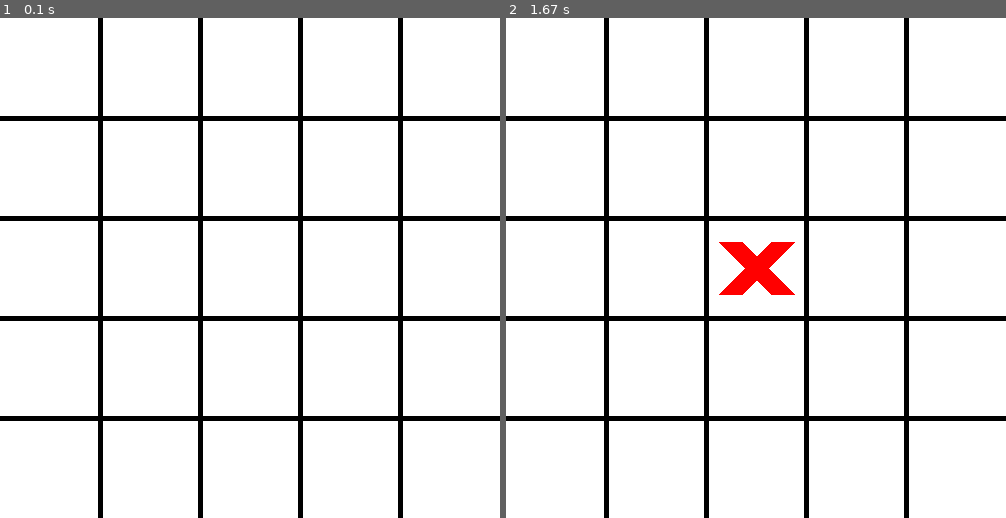
Above: before the commit, frames 1-2 (left to right).
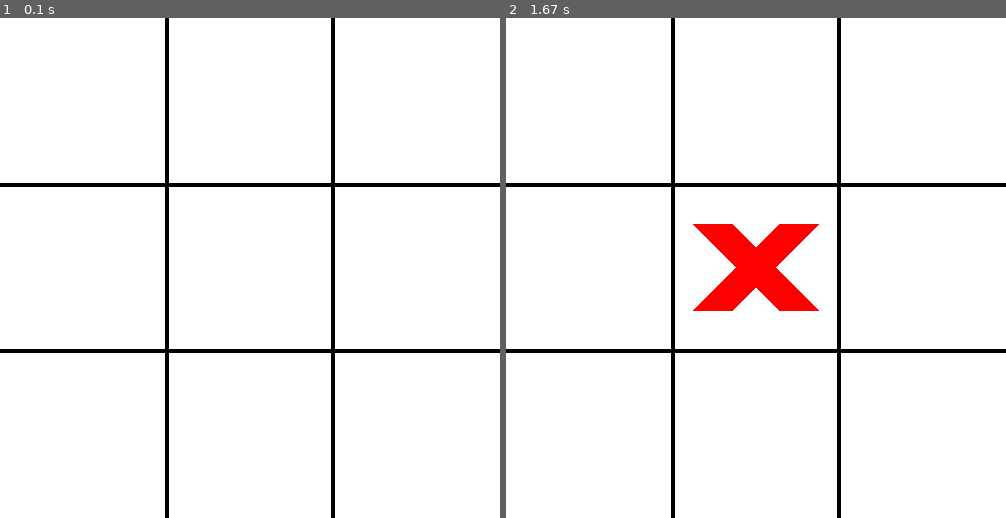
Above: after the commit, the same moments.

Repository: Magoninho/tic-tac-toe-pygame
Game: pygame game, started from main.py
Same seed, same stepped clock (60 frames per second), same inputs: the game is played once before the commit and once after it.
Inputs (mouse positions are in pixels of both pictures, inside the frame that each line leads up to):
- Up to frame 1 (0.1 s): no input
- Up to frame 2 (1.67 s): click (756, 268) at 0.38 s

The runs differ from the first frame. In frame 1, 11% of the frame differs, in the area x 0-100%, y 0-100%; in frame 2, 12%.

Commit message:
final steps

Diff:
--- a/docs/ideas.txt
+++ b/docs/ideas.txt
@@ -27,9 +27,4 @@
     cada um precisa ser igual, MAS NAO PODEM SER VAZIOS. pois se forem vazios o jogo vai pensar que a parte branca ('') ganhou
 
 
-
-# How to draw the line that shows who won?
-
-
-
-# como fazer a verificação do vencedor que funciona em qualquer tamanho de tabuleiro
+fazer uma versao que o computador joge sozinho kkkkk ia ser louco
--- a/main.py
+++ b/main.py
@@ -3,120 +3,153 @@
 from pygame.locals import *
 from colors import *
 
+# some constants
 SCREEN_SIZE = (500, 500)
 TITLE = "Tic Tac Toe"
+
+# Player class
 
 
 class Player:
     def __init__(self):
+
+        # An array that contains the players
         self.players = [
             'O', 'X'
         ]
+        # the current player (this will be changed through the plays)
         self.current_player = 1
 
+    # the function that changes the current player
     def change_players(self):
         if self.current_player == 0:
             self.current_player = 1
         elif self.current_player == 1:
             self.current_player = 0
 
-
+# The board class
 class Board:
     def __init__(self, screen, player_class, cols_and_rows):
+        # the surface where the board will be drawned (the screen)
         self.screen = screen
-        self.cols_and_rows = cols_and_rows
+        self.cols_and_rows = cols_and_rows  # how many cols and rows the grid needs
         self.board = [
+            # the grid array based on the self.cols_and_rows variable
             ['' for _ in range(self.cols_and_rows)] for _ in range(self.cols_and_rows)
         ]
-        self.available = []  # array pra checar quais spots estao disponiveis
+        self.player = player_class  # the player class, so we can make stuff with it
 
-        self.player = player_class
+        # Declaring the coordinates of the mouse so we can make the use of it
         self.mouse_x = None
         self.mouse_y = None
 
+    # The function that will determine who is the winner
     def check_winner(self, player):
 
         # Vertical
         for col in range(len(self.board)):
+            """
+            Here comes a lot of conditions in diferent arrays
+            and if all of one of them are True, then print the winner
+            """
             conditions_vertical = [self.board[row][col] ==
-                                   player for row in range(len(self.board))]
+                                   player for row in range(len(self.board))]  # this is for the verticals
             conditions_horizontal = [self.board[col][row] ==
-                                     player for row in range(len(self.board))]
+                                     player for row in range(len(self.board))]  # this is for the horizontals
             conditions_diagonal_1 = [self.board[row][row] ==
-                                     player for row in range(len(self.board))]
+                                     player for row in range(len(self.board))]  # this is for the first diagonal
             conditions_diagonal_2 = [self.board[col][col] ==
-                                     player for col in range(len(self.board))]
+                                     player for col in range(len(self.board))]  # this is for the second diagonal
+
+            # This will check if all of the conditions in one of the arrays are true using the built-in python all() function
             if all(conditions_vertical) or all(conditions_horizontal) or all(conditions_diagonal_1) or all(conditions_diagonal_2):
-                os.system("cls")
                 print(
                     f"o jogador {player} ganhou o jooj!!!\nParabéns {player}, você é muito brabo", end="")
 
+    # The function that draws the board
     def draw_board(self):
+        self.line_thicness = 4
+        # this is the offset between the lines
+        # calculated by the division of the width (x) and the height (y) of the screen and the length of the board
         self.x_off = SCREEN_SIZE[0] // len(self.board)
         self.y_off = SCREEN_SIZE[1] // len(self.board)
 
+        # The code that draws the lines using the X offset and the Y offset
+        # very smart calculations (nope)
         for i in range((len(self.board))-1):
             pygame.draw.line(
-                self.screen, colors['BLACK'], (0, (i + 1) * self.x_off), (SCREEN_SIZE[0], (i + 1) * self.y_off), 5)
+                self.screen, colors['BLACK'], (0, (i + 1) * self.x_off), (SCREEN_SIZE[0], (i + 1) * self.y_off), self.line_thicness)
 
             for j in range(len(self.board[i])-1):
                 pygame.draw.line(
-                    self.screen, colors['BLACK'], ((j + 1) * self.x_off, 0), ((j + 1) * self.y_off, SCREEN_SIZE[0]), 5)
+                    self.screen, colors['BLACK'], ((j + 1) * self.x_off, 0), ((j + 1) * self.y_off, SCREEN_SIZE[0]), self.line_thicness)
 
+    # The function for playing the game
     def play(self, mouse_pos):
 
+        # It gets the mouse position and divides it with the x and y offset to get 0 or 1 or 2... depending of where the mouse clicked
         self.mouse_x = int(mouse_pos[0] // self.x_off)
         self.mouse_y = int(mouse_pos[1] // self.y_off)
 
+        # It checks if the place where you clicked is empty or not
+        # if it is, then mark, else, do nothing
         if self.board[self.mouse_y][self.mouse_x] == '':
-            # adds to the board and X or an O
+            # adds to the board and X or an O (depends on the current_player variable)
             self.board[self.mouse_y][self.mouse_x] = self.player.players[self.player.current_player]
+            # runs the check winner function by passing the current_player
             self.check_winner(self.player.players[self.player.current_player])
+            # When the play is done (the user clicked in some spot), the turn changes
             self.player.change_players()
-            self.draw_players()  # toda vida que ocorrer uma jogada ele vai desenhar essa jogada
-            # print(self.board)
+            self.draw_players()  # every time that a play happens, it will draw the players
 
+    # The function that draws the players
     def draw_players(self):
 
+        # this is some kind of offset for the drawining don't fill the spot (also it is the thicness of the 'x' player)
         lp = 120 // self.cols_and_rows
 
-        # como as coordenadas do mouse começam como None, eu tenho que verificar antes de executar
+        # because of the coordinates of the mouse starts as None, I have to verify before doing something
         if self.mouse_x is not None and self.mouse_y is not None:
-            # checa qual jogador será desenhado a partir da variavel current_player da classe Player
-            # se for o X
+            # checks which player will be drawn by the value of the current_player variable
+            # if it is 'X' (current_player = 0)
             if self.player.current_player is 0:
+
+                # a lot of smart calculations (good luck understanding then)
                 pygame.draw.line(
                     self.screen, colors['RED'], ((self.mouse_x)*self.x_off+lp, (self.mouse_y)*self.y_off+lp), ((self.mouse_x + 1)*self.x_off-lp, (self.mouse_y+1)*self.y_off-lp), lp)
                 pygame.draw.line(
                     self.screen, colors['RED'], ((self.mouse_x) * self.x_off + lp, (self.mouse_y + 1) * self.y_off - lp), ((self.mouse_x + 1) * self.x_off - lp, (self.mouse_y) * self.y_off + lp), lp)
 
-            # se for a bola
+            # if it is the 'O' (current_player = 1)
             elif self.player.current_player is 1:
                 pygame.draw.ellipse(self.screen, colors['BLUE'], ((
                     self.mouse_x)*self.x_off + lp/2, (self.mouse_y)*self.y_off + lp/2, self.x_off - lp, self.y_off - lp), 0)
 
+# The Game class
+
 
 class Game:
     def __init__(self):
-        self.screen = pygame.display.set_mode(SCREEN_SIZE)
-        self.title = pygame.display.set_caption(TITLE)
+        # setup stuff
+        self.screen = pygame.display.set_mode(SCREEN_SIZE)  # screen size
+        self.title = pygame.display.set_caption(TITLE)  # window title
         self.done = False
+        # a variable that gets all the keys pressed (not useful in this game)
         self.keys = pygame.key.get_pressed()
-        self.clock = pygame.time.Clock()
-        self.fps = 60
-        self.Player = Player()
-        self.Board = Board(self.screen, self.Player, cols_and_rows=5)
+        self.clock = pygame.time.Clock()  # the pygame clock class
+        self.fps = 60  # maximum frames per second
+        self.Player = Player()  # the player class instanciated here
+        # the board class instanciated here
+        self.Board = Board(self.screen, self.Player, cols_and_rows=3)
+        # it fills the screen once, so we can draw a lot of things when we click
         self.screen.fill(colors['WHITE'])
 
+    # the render method, where we render the stuff we need to render when the program starts
     def render(self):
+        self.Board.draw_board()  # drawining the board
+        pygame.display.update()  # updating the display
 
-        self.Board.draw_board()
-        pygame.display.update()
-
-    def update(self):
-
-        pass
-
+    # the loop that treats the pygame events
     def event_loop(self):
         for event in pygame.event.get():
             if event.type == pygame.QUIT:
@@ -131,20 +164,21 @@
                 self.mouse = pygame.mouse.get_pos()
                 self.Board.play(self.mouse)
 
+    # the method that contains the main while loop (the heart of the game)
     def main_loop(self):
-        self.clock.tick(self.fps)
+        self.clock.tick(self.fps) # limits the fps
         while not self.done:
             self.event_loop()
-            self.update()
             self.render()
 
 
+# the main function
 def main():
-    pygame.init()
-
-    game = Game()
-    game.main_loop()
+    pygame.init()  # starts pygame
+    game = Game()  # instanciate the game class
+    game.main_loop()  # starts the main loop
 
 
+# calls the main function
 if __name__ == "__main__":
     main()
Not shown, changed: docs/todo.txt
